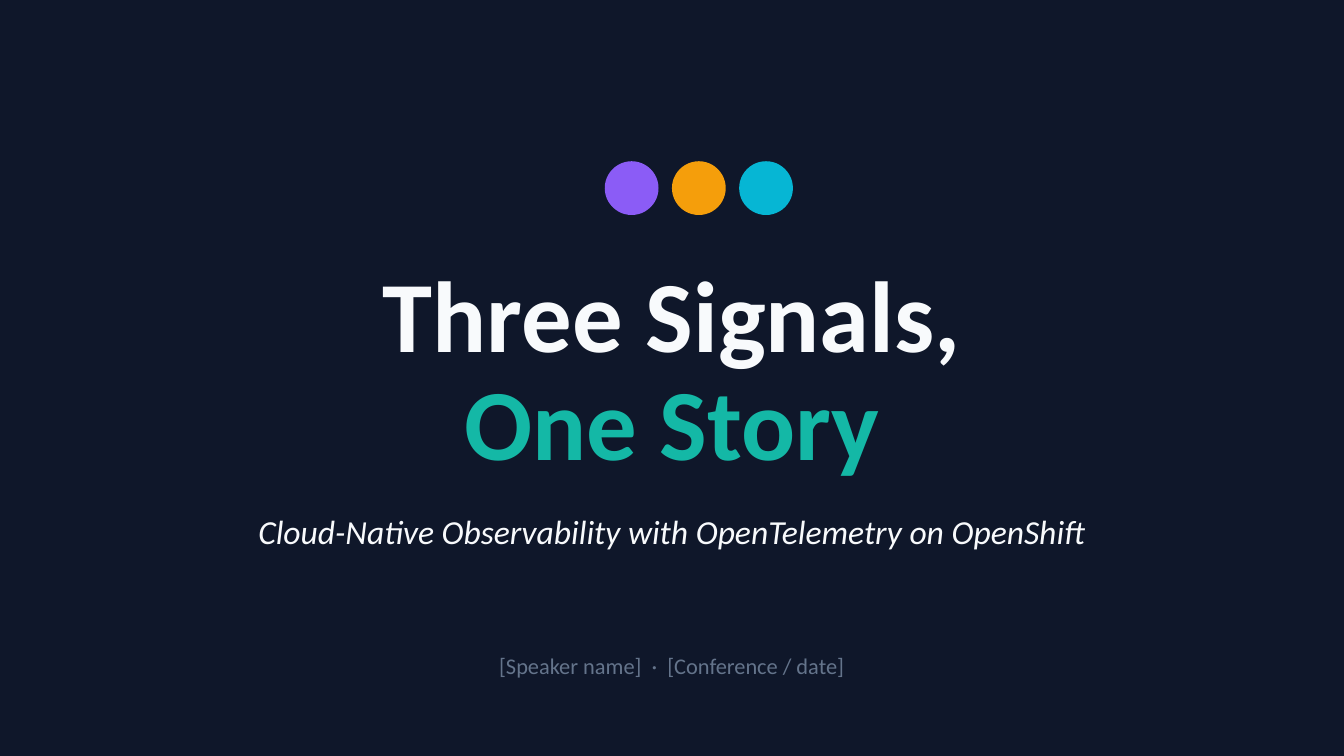
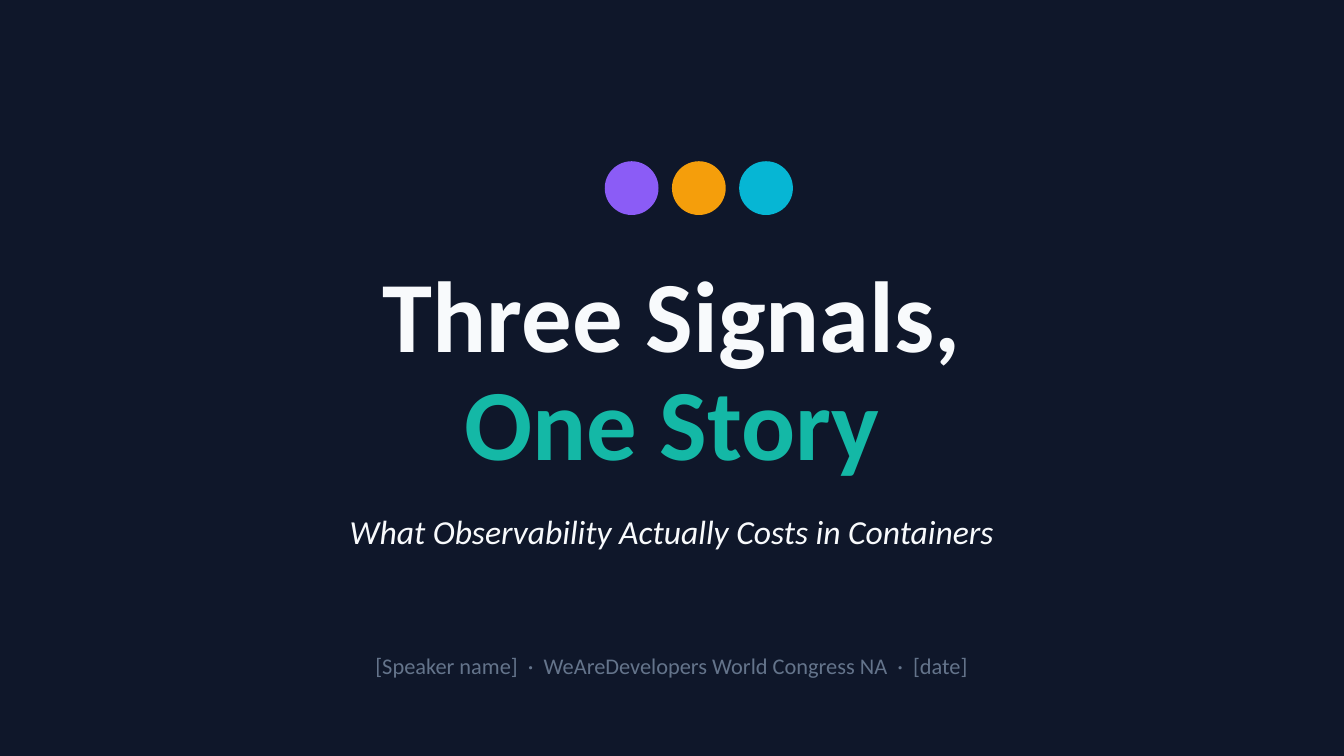
Before and after one commit to patterncatalyst/otel-observability-demos, a slide deck: slide 1 of presentation/three-signals-one-story.pptx. Drawn at 1344x756 pixels with LibreOffice and Linux fonts; fonts in the diff are those of the drawing. Boxes give left, top, right and bottom in pixels: in the first picture for what was removed or moved away, otherwise in the second. Text is boxed around its words. In the diff, an @@ line names an element or a change of style, - is before the commit and + after.

```diff
--- a/presentation/three-signals-one-story.pptx
+++ b/presentation/three-signals-one-story.pptx
@@ text at bbox=[350, 520, 993, 550]: text changed @@
-Cloud-Native Observability with OpenTelemetry on OpenShift
+What Observability Actually Costs in Containers
@@ text at bbox=[375, 658, 967, 678]: text changed @@
-[Speaker name] · [Conference / date]
+[Speaker name] · WeAreDevelopers World Congress NA · [date]
```
Also in this commit, not shown: 8 other slides changed, 1 slide added.
